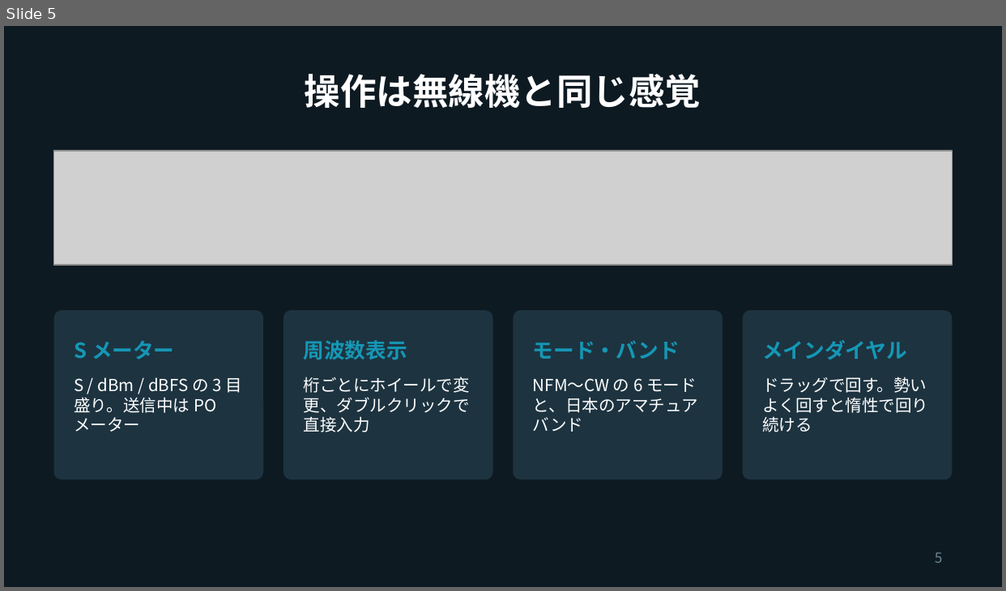
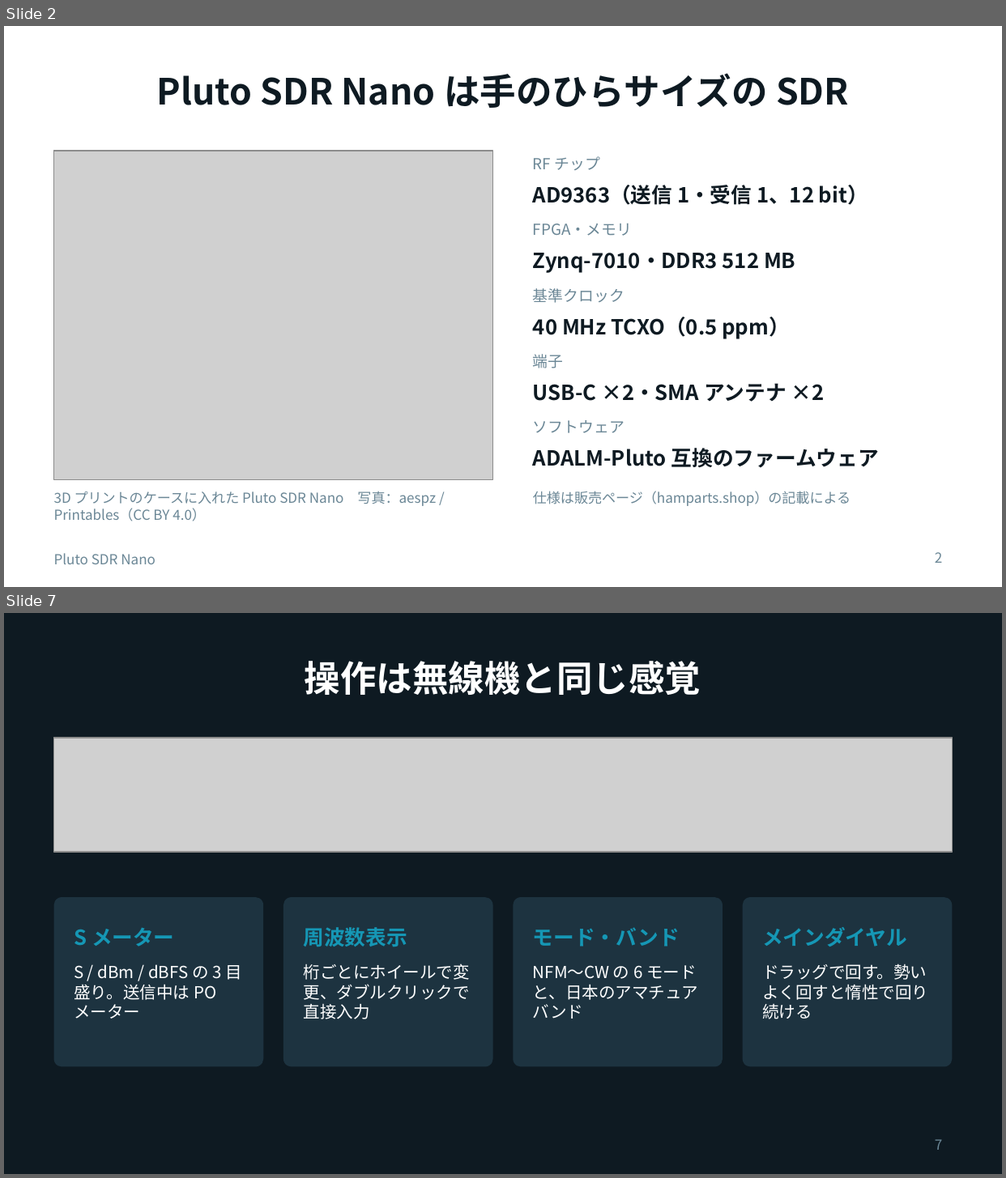
Before and after one commit to pokibon3/PlutoNano, a slide deck: docs/PlutoNano_presentation.pptx. Shown one above the other, each under a label of ours: slide 5 before the commit, slides 2 and 7 after it; the slides between them are not shown. The pictures are 1006x591 and 1006x1178 pixels, drawn with LibreOffice and Linux fonts; fonts in the diff are those of the drawing; grey boxes stand for pictures. Boxes give left, top, right and bottom in pixels: in the first picture for what was removed or moved away, otherwise in the second. Text is boxed around its words. In the diff, an @@ line names an element or a change of style, - is before the commit and + after.

```diff
--- a/docs/PlutoNano_presentation.pptx
+++ b/docs/PlutoNano_presentation.pptx
@@ slide 2 added at [4,26,1002,587], background #FFFFFF @@
@@ title added at [157,73,849,108], 26 pt, text #0E1A22, bold @@
+Pluto SDR Nano は手のひらサイズの SDR
@@ picture added at [54,151,493,480] @@
@@ text added at [533,156,600,170], 11 pt, text #6B8796 @@
+RF チップ
@@ text added at [533,185,868,205], 15 pt, text #0E1A22, bold @@
+AD9363（送信 1・受信 1、12 bit）
@@ text added at [533,223,632,236], 11 pt, text #6B8796 @@
+FPGA・メモリ
@@ text added at [533,253,795,273], 15 pt, text #0E1A22, bold @@
+Zynq-7010・DDR3 512 MB
@@ text added at [533,288,624,303], 11 pt, text #6B8796 @@
+基準クロック
@@ text added at [533,317,789,339], 15 pt, text #0E1A22, bold @@
+40 MHz TCXO（0.5 ppm）
@@ text added at [533,354,564,369], 11 pt, text #6B8796 @@
+端子
@@ text added at [533,383,825,402], 15 pt, text #0E1A22, bold @@
+USB-C ×2・SMA アンテナ ×2
@@ text added at [533,420,624,433], 11 pt, text #6B8796 @@
+ソフトウェア
@@ text added at [533,448,879,468], 15 pt, text #0E1A22, bold @@
+ADALM-Pluto 互換のファームウェア
@@ text added at [54,492,436,522], 10 pt, text #6B8796 @@
+3D プリントのケースに入れた Pluto SDR Nano 写真：aespz / Printables（CC BY 4.0）
@@ text added at [533,491,850,506], 10 pt, text #6B8796 @@
+仕様は販売ページ（hamparts.shop）の記載による
@@ text added at [54,553,155,565], 10 pt, text #6B8796 @@
+Pluto SDR Nano
@@ page number added at [935,552,943,563], 10 pt, text #6B8796 @@
+2
@@ what was slide 5 is now slide 7 @@
@@ page number at [935,1139,943,1150]: text changed @@
-5
+7
```
Also in this commit, not shown: 9 slides changed, 1 other slide added, 11 other files.
